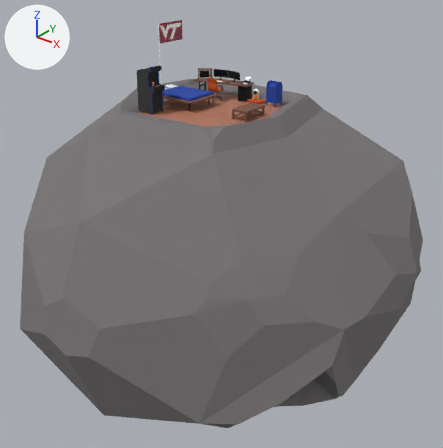
A saved change to the glTF model public/models/spaceRoom.glb.
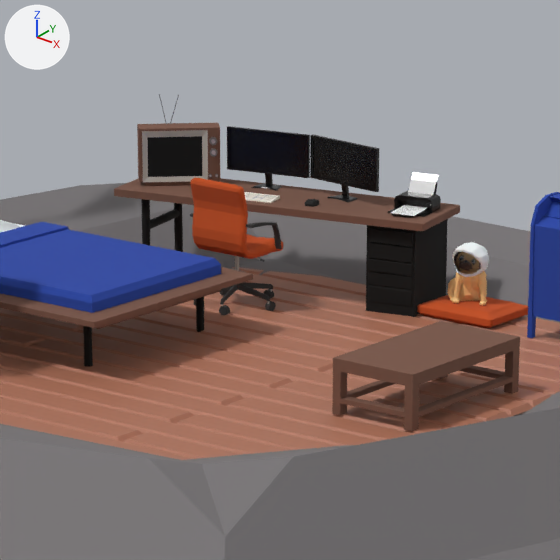
Old and new are each drawn whole from a camera (50 mm lens) standing at (56.8, -70.8, 26.4) and looking at (1.8, -2.1, -16.2) and again close up on the part from 39% to 61% of the width and 10% to 32% of the height. Arrows for +X, +Y and +Z are at upper left; the lights stay in place. Where no turn or scale is listed for an object, it has been applied to the vertices.

The scene before the commit, as lines of its bpy script (objects in view):
```python
ob_chair = bpy.data.objects.new('chair', me_node_mesh_001)
ob_chair.location = (-5.82, 5.93, 1.82)
ob_coffee_table = bpy.data.objects.new('coffee_table', me_tablecoffee_2)
ob_coffee_table.location = (3.62, 0.37, 0.91)
ob_monitor_1 = bpy.data.objects.new('monitor_1', me_monitor_001)
ob_monitor_1.location = (-6.87, 8.64, 3.62)
ob_monitor_1_screen = bpy.data.objects.new('monitor_1_screen', me_monitor_004)
ob_monitor_1_screen.location = (-6.87, 8.64, 3.62)
ob_monitor_2 = bpy.data.objects.new('monitor_2', me_monitor_002)
ob_monitor_2.location = (-4.28, 8.85, 3.62)
ob_monitor_2_screen = bpy.data.objects.new('monitor_2_screen', me_monitor_003)
ob_monitor_2_screen.location = (-4.28, 8.85, 3.62)
ob_printer = bpy.data.objects.new('printer', me_printer)
ob_printer.location = (-1.85, 8.85, 3.63)
ob_retro_tv = bpy.data.objects.new('retro_tv', me_retro_tv)
ob_retro_tv.location = (-8.29, 7.9, 4.87)
ob_retro_tv_screen = bpy.data.objects.new('retro_tv_screen', me_retro_tv_001)
ob_retro_tv_screen.location = (-8.29, 7.9, 4.87)
# also in view: 'floor' at (-3.7, 0.5, 0.8); 'Asteroid_Icosphere' at (-0.5, -2.0, -17.8); 'dog bed' at (0.1, 9.1, 1.1); 'helmet' at (0.1, 9.0, 2.5); 'desk' at (-5.8, 8.0, 2.2)
```
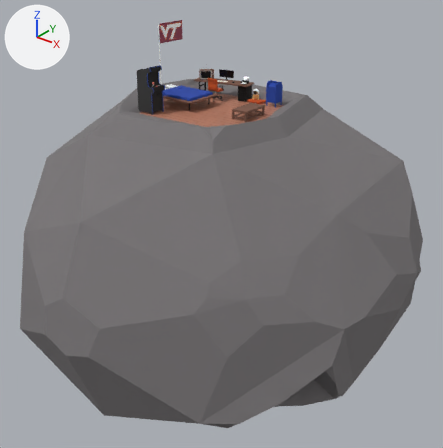
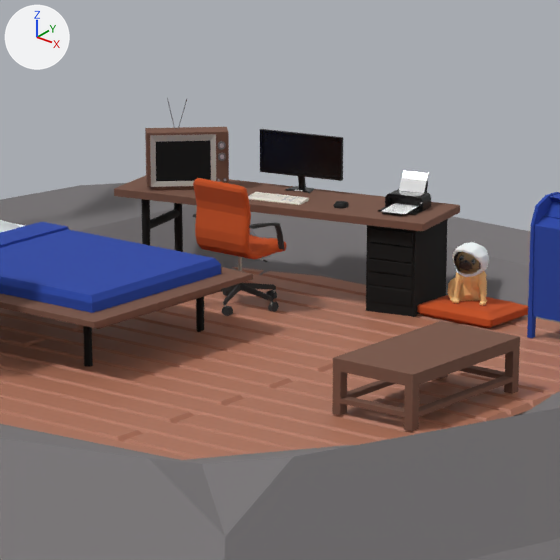
Location of each change, (x1, y1, x2, y2) in pixels of the close-ups (560 x 560 px):
'chair', moved: before (190, 178, 283, 315); after (193, 178, 286, 316)
'monitor_1_screen', moved: before (230, 130, 306, 175); after (263, 132, 339, 178)
'retro_tv', moved: before (137, 94, 220, 186); after (145, 98, 229, 190)
'retro_tv_screen', moved: before (147, 136, 202, 177); after (156, 141, 211, 181)
'monitor_2_screen', deleted (black): before (313, 138, 375, 189)
'printer', moved: before (387, 172, 441, 217); after (378, 171, 431, 216)
'monitor_1', moved: before (227, 126, 310, 190); after (260, 129, 343, 193)
'monitor_2', deleted (black): before (310, 135, 379, 202)
'Keyboard', moved: before (244, 192, 280, 203); after (248, 192, 309, 205)
'Mouse', moved: before (304, 199, 319, 207); after (333, 201, 348, 208)

Edits to the bpy script that builds the scene:
```text
Change ob_chair:
    ob_chair.location: (-5.82, 5.93, 1.82) -> (-5.71, 5.93, 1.82)
Change ob_monitor_1:
    ob_monitor_1.location: (-6.87, 8.64, 3.62) -> (-5.92, 8.96, 3.62)
Change ob_monitor_1_screen:
    ob_monitor_1_screen.location: (-6.87, 8.64, 3.62) -> (-5.92, 8.96, 3.62)
Remove ob_monitor_2:
    ob_monitor_2 = bpy.data.objects.new('monitor_2', me_monitor_002)
    ob_monitor_2.location = (-4.28, 8.85, 3.62)
Remove ob_monitor_2_screen:
    ob_monitor_2_screen = bpy.data.objects.new('monitor_2_screen', me_monitor_003)
    ob_monitor_2_screen.location = (-4.28, 8.85, 3.62)
Change ob_retro_tv:
    ob_retro_tv.location: (-8.29, 7.9, 4.87) -> (-7.74, 7.61, 4.87)
Change ob_retro_tv_screen:
    ob_retro_tv_screen.location: (-8.29, 7.9, 4.87) -> (-7.74, 7.61, 4.87)
Change ob_printer:
    ob_printer.location: (-1.85, 8.85, 3.63) -> (-2.17, 8.85, 3.63)
Change ob_mouse:
    ob_mouse.location: (-4.47, 7.74, 3.62) -> (-3.69, 8.07, 3.62)
Change ob_keyboard:
    ob_keyboard.location: (-6.51, 7.41, 3.61) -> (-5.73, 7.74, 3.61)
```
